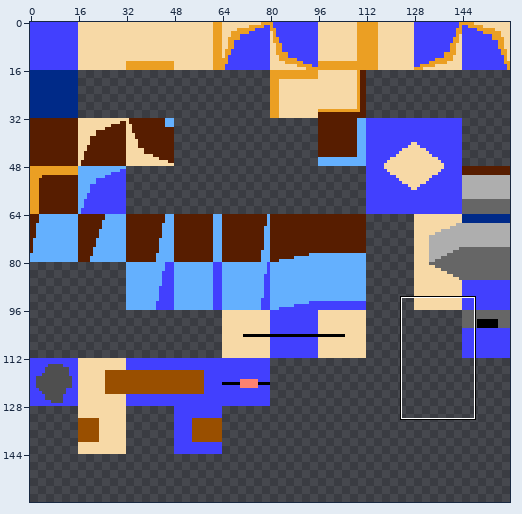
Sprite sheet -- assets/aseprite/16x_tileset.png. The first picture is a wide view before the edit; the outline marks the close-up.
Close-up. Old version:
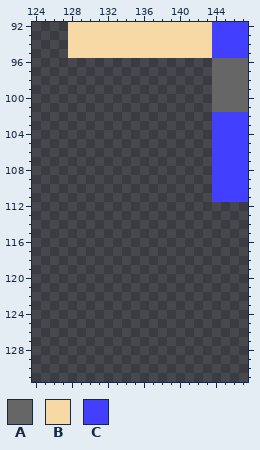
The file is 160x160 pixels. Shown: x 124..147, y 92..131. The commit also changed other parts of the picture, which this record leaves out.
Palette (. is transparent): A #666666  B #f7d9a6  C #4240fe
Pixels before, first column x 128:
 92 BBBBBBBBBBBBBBBBCCCC
 93 BBBBBBBBBBBBBBBBCCCC
 94 BBBBBBBBBBBBBBBBCCCC
 95 BBBBBBBBBBBBBBBBCCCC
 96 ................AAAA
 97 ................AAAA
 98 ................AAAA
 99 ................AAAA
100 ................AAAA
101 ................AAAA
102 ................CCCC
103 ................CCCC
104 ................CCCC
105 ................CCCC
106 ................CCCC
107 ................CCCC
108 ................CCCC
109 ................CCCC
110 ................CCCC
111 ................CCCC
Once edited:
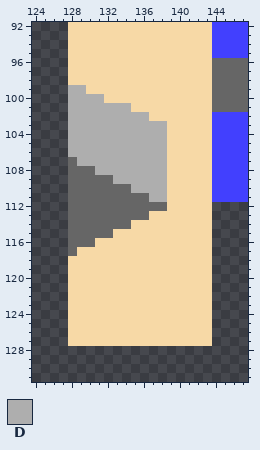
Colours new in this view: D #aeaeae
Edits made:
Colour A now appears in row 107 at x 128; in row 108 at x 128 to 130; in row 109 at x 128 to 132; in row 110 at x 128 to 134; in row 111 at x 128 to 136; in row 112 at x 128 to 138.
Colour A now appears in row 113 at x 128 to 136; in row 114 at x 128 to 134; in row 115 at x 128 to 132; in row 116 at x 128 to 130; in row 117 at x 128.
Colour B now appears in rows 96 to 98 at x 128 to 143; in row 99 at x 130 to 143; in row 100 at x 132 to 143; in row 101 at x 135 to 143; in row 102 at x 137 to 143; in rows 103 to 112 at x 139 to 143.
Colour B now appears in row 113 at x 137 to 143; in row 114 at x 135 to 143; in row 115 at x 133 to 143; in row 116 at x 131 to 143; in row 117 at x 129 to 143; in rows 118 to 127 at x 128 to 143.
Colour D now appears in row 99 at x 128 to 129; in row 100 at x 128 to 131; in row 101 at x 128 to 134; in row 102 at x 128 to 136; in rows 103 to 106 at x 128 to 138; in row 107 at x 129 to 138.
Colour D now appears in row 108 at x 131 to 138; in row 109 at x 133 to 138; in row 110 at x 135 to 138; in row 111 at x 137 to 138.
Where, in picture pixels (left, top, right, bottom), the same in both close-ups:
added: (68, 58, 212, 346)
